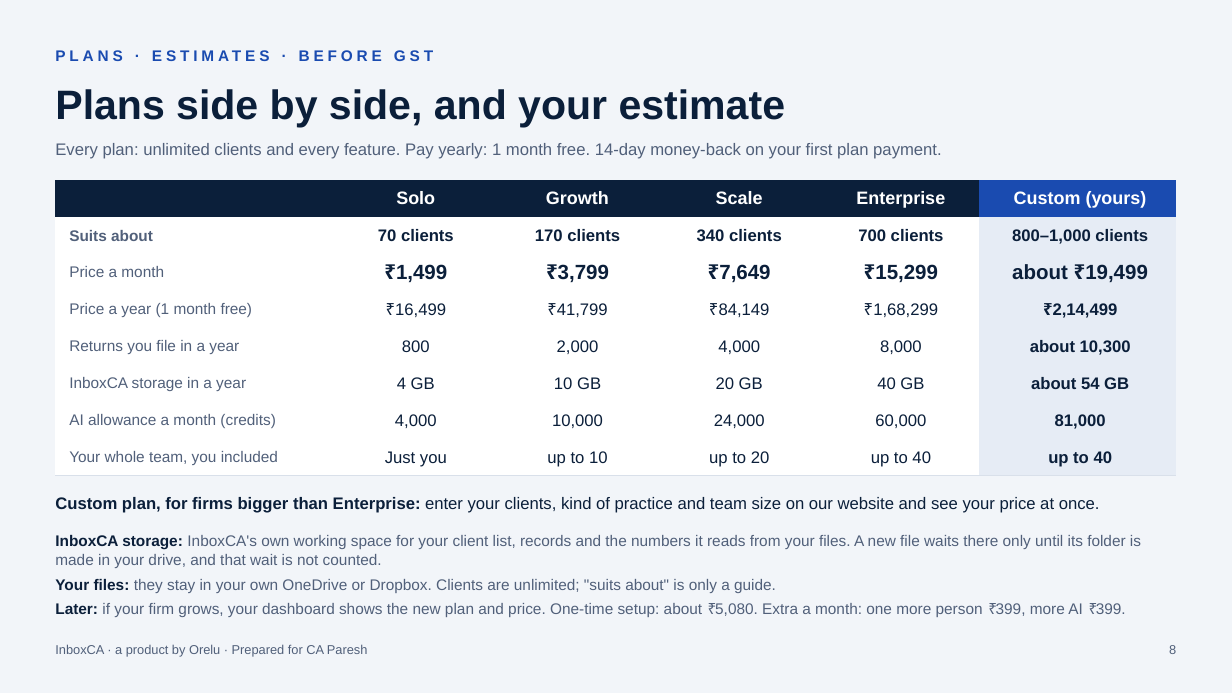
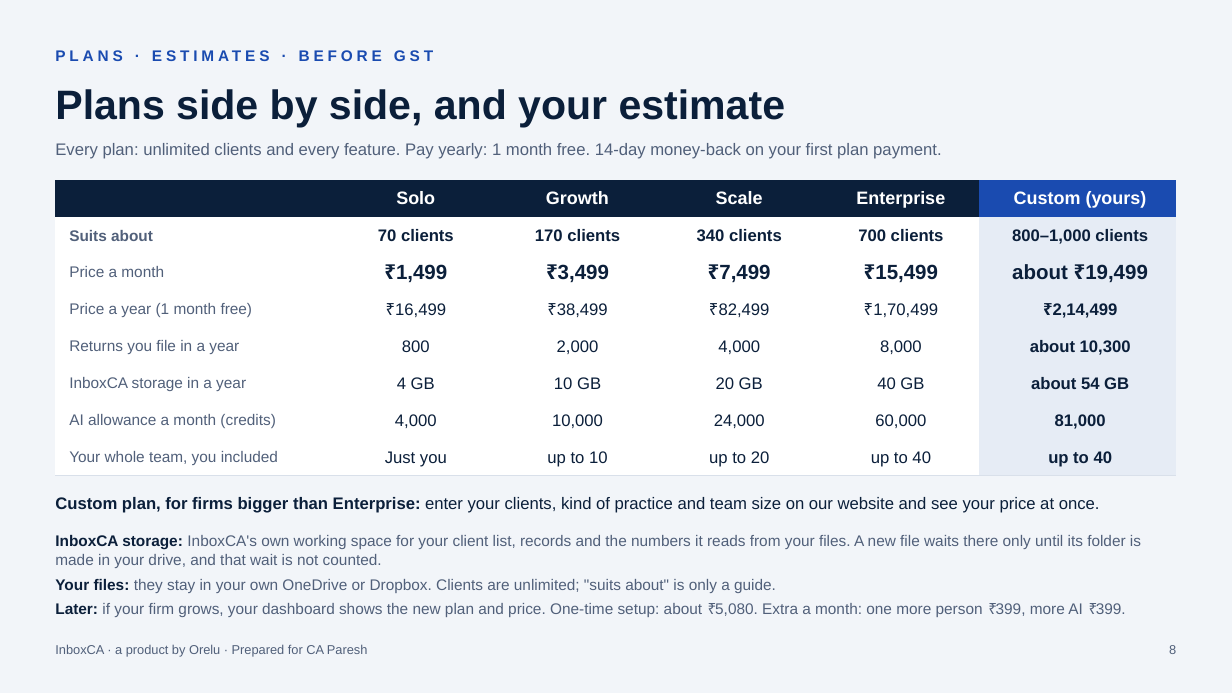
Before and after one commit to Utsavd7/inboxca, a slide deck: slide 8 of Orelu-CA-Firms-Plan.pptx. Drawn at 1232x693 pixels with LibreOffice and Linux fonts; fonts in the diff are those of the drawing. Boxes give left, top, right and bottom in pixels: in the first picture for what was removed or moved away, otherwise in the second. Text is boxed around its words. In the diff, an @@ line names an element or a change of style, - is before the commit and + after.

```diff
--- a/Orelu-CA-Firms-Plan.pptx
+++ b/Orelu-CA-Firms-Plan.pptx
@@ table at <box>55,180,1177,476</box> @@
-row 3: Price a month | ₹1,499 | ₹3,799 | ₹7,649 | ₹15,299 | about ₹19,499
+row 3: Price a month | ₹1,499 | ₹3,499 | ₹7,499 | ₹15,499 | about ₹19,499
-row 4: Price a year (1 month free) | ₹16,499 | ₹41,799 | ₹84,149 | ₹1,68,299 | ₹2,14,499
+row 4: Price a year (1 month free) | ₹16,499 | ₹38,499 | ₹82,499 | ₹1,70,499 | ₹2,14,499
```
Also in this commit, not shown: 12 other files.
